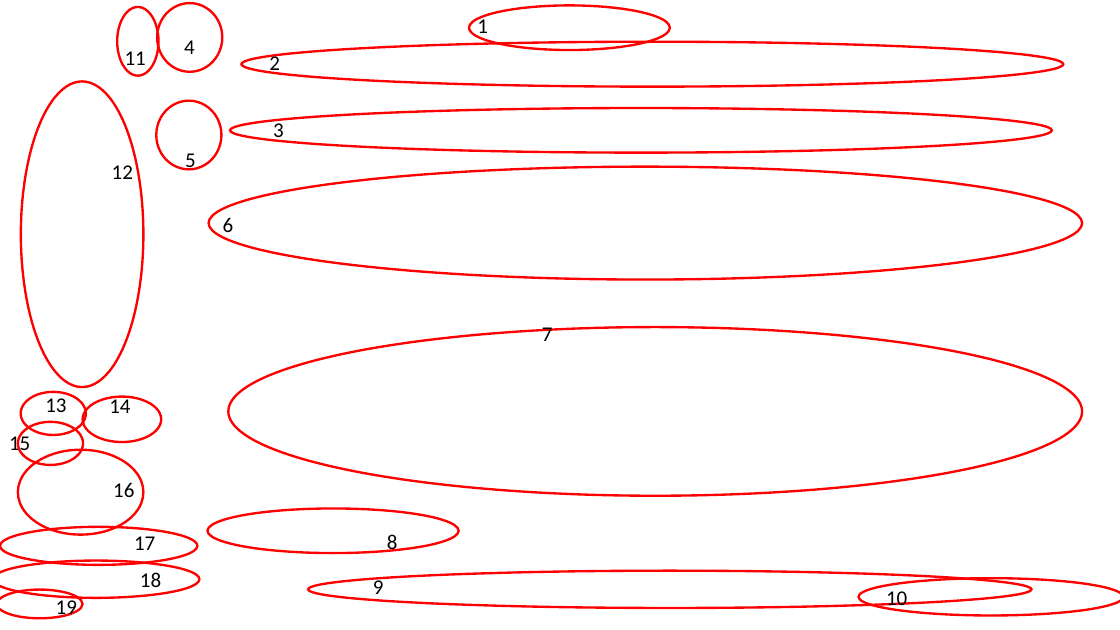
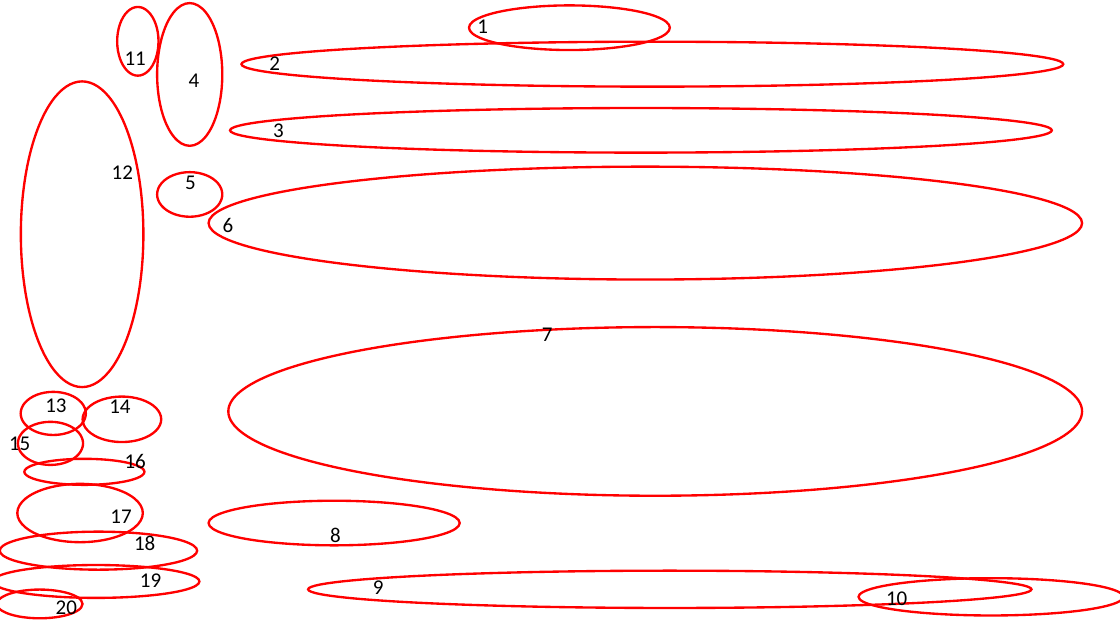
Before and after one commit to smarsland/AviaNZ, a slide deck: slide 2 of Docs/Figs/AviaNZInterface.pptx (slide 1 before the commit). Drawn at 1120x630 pixels with LibreOffice and Linux fonts; fonts in the diff are those of the drawing; background and template pictures are left out. Boxes give left, top, right and bottom in pixels: in the first picture for what was removed or moved away, otherwise in the second. Text is boxed around its words. In the diff, an @@ line names an element or a change of style, - is before the commit and + after.

```diff
--- a/Docs/Figs/AviaNZInterface.pptx
+++ b/Docs/Figs/AviaNZInterface.pptx
@@ ellipse: place and size @@
-ellipse at (157, 3, 223, 72)
+ellipse at (157, 3, 223, 146)
@@ text "4": place and size @@
-text "4" at (184, 40, 195, 54)
+text "4" at (189, 73, 200, 87)
@@ ellipse: place and size @@
-ellipse at (156, 101, 222, 170)
+ellipse at (157, 172, 223, 217)
@@ text "5": place and size @@
-text "5" at (185, 153, 196, 171)
+text "5" at (185, 171, 196, 189)
@@ text "16" rewrapped from (113, 482, 134, 497) to (125, 453, 146, 475) @@
@@ ellipse added at (24, 459, 145, 485), outline #FF0000 2 pt @@
@@ ellipse: place and size @@
-ellipse at (18, 450, 143, 534)
+ellipse at (18, 484, 143, 542)
@@ text "17": place and size @@
-text "17" at (134, 536, 155, 550)
+text "17" at (110, 509, 131, 523)
@@ ellipse: place and size @@
-ellipse at (208, 508, 459, 553)
+ellipse at (208, 501, 460, 545)
@@ ellipse: place and size @@
-ellipse at (0, 527, 197, 565)
+ellipse at (0, 532, 197, 570)
@@ text "18": place and size @@
-text "18" at (140, 572, 161, 593)
+text "18" at (134, 532, 155, 550)
@@ text "8": place and size @@
-text "8" at (387, 534, 398, 552)
+text "8" at (330, 527, 341, 547)
@@ ellipse: place and size @@
-ellipse at (0, 560, 199, 597)
+ellipse at (0, 565, 199, 598)
@@ text "19" rewrapped from (56, 597, 77, 619) to (140, 569, 161, 587) @@
@@ text added at (56, 597, 77, 619), 18 pt, text #000000 @@
+20
```
Also in this commit, not shown: 1 other slide changed, 18 other files.
